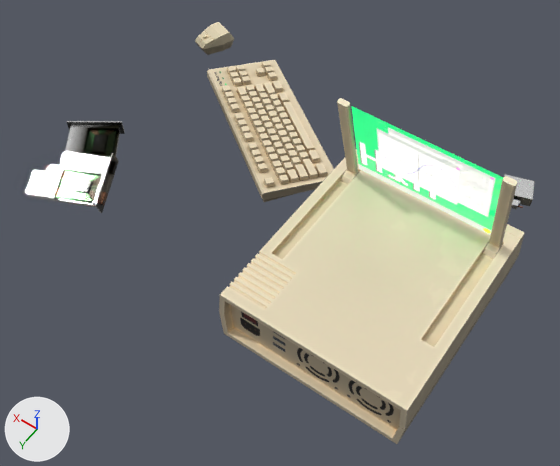
What one commit did to the Blender file furniture/computer/computer.blend.
One viewpoint serves both versions: a 50 mm lens placed at (-0.303, 0.698, 1.158), pointed at (0.192, 0.004, 0.068). Arrows for +X, +Y and +Z are at lower left; the lights stay in place. The first picture is the older version.

Names of what the first picture shows: 'Board', 'Cube', 'ElectronicPart', 'ElectronicPart.Bad.001', 'ElectronicPart.Bad.002', 'PC_Box', 'Screen', 'Screen_Holder.R' and 81 more.
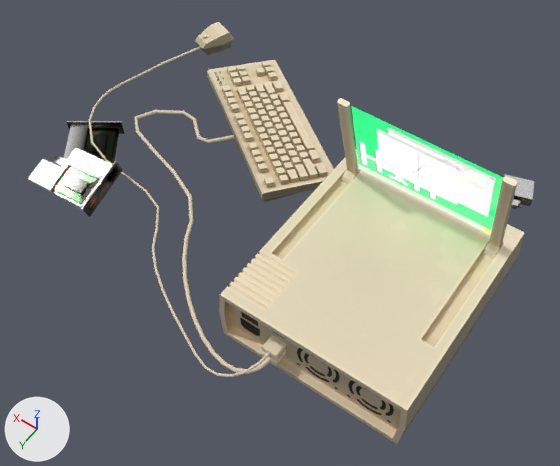
Commit message: make Wires for PC Computer

Patch to the scene script:
```diff
--- a/furniture/computer/computer.blend.py
+++ b/furniture/computer/computer.blend.py
@@ mat_wires_pc @@
+mat_wires_pc = bpy.data.materials.new('Wires.PC')
+# nodes: BsdfPrincipled, OutputMaterial, RGB
+# colours: beige #e7d7b9
@@ cu_beziercurve_002 @@
+cu_beziercurve_002 = bpy.data.curves.new('BezierCurve.002', 'CURVE')
+cu_beziercurve_002.dimensions = '3D'
+_sp = cu_beziercurve_002.splines.new('BEZIER'); _sp.bezier_points.add(5)
+_sp.bezier_points.foreach_set('co', [0.682, -0.366, 0.0117, 0.736, -0.228, 0.00387, 0.697, -0.0267, 0.0384, 0.417, 0.091, 0.00447, 0.188, 0.256, 0.00391, 0.065, 0.212, 0.07])
+_sp.bezier_points.foreach_set('handle_left', [0.652, -0.448, 0.0153, 0.723, -0.287, 0.0039, 0.748, -0.0987, 0.0384, 0.461, -0.0205, 0.00501, 0.258, 0.221, 0.002, 0.065, 0.262, 0.07])
+_sp.bezier_points.foreach_set('handle_right', [0.694, -0.336, 0.0104, 0.75, -0.168, 0.00383, 0.613, 0.0916, 0.0384, 0.385, 0.17, 0.00409, 0.118, 0.291, 0.00584, 0.065, 0.158, 0.07])
+for _p, _l, _r in zip(_sp.bezier_points, ['ALIGNED', 'ALIGNED', 'ALIGNED', 'ALIGNED', 'ALIGNED', 'ALIGNED'], ['ALIGNED', 'ALIGNED', 'ALIGNED', 'ALIGNED', 'ALIGNED', 'ALIGNED']): _p.handle_left_type = _l; _p.handle_right_type = _r
+_sp.order_v = 1
+_sp.resolution_u = 6
+cu_beziercurve_002.materials.append(mat_wires_pc)
+cu_beziercurve_002.use_path = True
+cu_beziercurve_002.bevel_resolution = 1
+cu_beziercurve_002.bevel_depth = 0.0025
+cu_beziercurve_002.resolution_u = 6
+cu_beziercurve_002.fill_mode = 'FULL'
@@ cu_beziercurve_001 @@
+cu_beziercurve_001 = bpy.data.curves.new('BezierCurve.001', 'CURVE')
+cu_beziercurve_001.dimensions = '3D'
+_sp = cu_beziercurve_001.splines.new('BEZIER'); _sp.bezier_points.add(4)
+_sp.bezier_points.foreach_set('co', [0.444, -0.188, 0.00722, 0.63, -0.15, 0.00482, 0.375, 0.0382, 0.00447, 0.196, 0.224, 0.00391, 0.065, 0.212, 0.05])
+_sp.bezier_points.foreach_set('handle_left', [0.346, -0.336, 0.00926, 0.506, -0.263, 0.00485, 0.42, -0.0733, 0.00501, 0.266, 0.189, 0.002, 0.065, 0.262, 0.05])
+_sp.bezier_points.foreach_set('handle_right', [0.535, -0.049, 0.00532, 0.737, -0.0524, 0.00479, 0.344, 0.117, 0.00409, 0.126, 0.259, 0.00584, 0.065, 0.158, 0.05])
+for _p, _l, _r in zip(_sp.bezier_points, ['ALIGNED', 'ALIGNED', 'ALIGNED', 'ALIGNED', 'ALIGNED'], ['ALIGNED', 'ALIGNED', 'ALIGNED', 'ALIGNED', 'ALIGNED']): _p.handle_left_type = _l; _p.handle_right_type = _r
+_sp.order_v = 1
+_sp.resolution_u = 6
+cu_beziercurve_001.materials.append(mat_wires_pc)
+cu_beziercurve_001.use_path = True
+cu_beziercurve_001.bevel_resolution = 1
+cu_beziercurve_001.bevel_depth = 0.004
+cu_beziercurve_001.resolution_u = 6
+cu_beziercurve_001.fill_mode = 'FULL'
@@ ob_electronicpart_bad_002 @@
 ob_electronicpart_bad_002.location = (0.599, 0.096, 0.03)
-ob_electronicpart_bad_002.rotation_euler = (0.286, -0.059, -2.759)  # degrees (16, -3.4, -158)
+ob_electronicpart_bad_002.rotation_euler = (0.286, -0.059, -3.09)  # degrees (16, -3.4, -177)
@@ ob_wire_mouse @@
+ob_wire_mouse = bpy.data.objects.new('Wire.Mouse', cu_beziercurve_002)
+ob_wire_mouse.location = (0.0, 0.0, 0.0)
@@ ob_connector_mouse @@
+ob_connector_mouse = bpy.data.objects.new('Connector.Mouse', me_cube_010)  # a box spanning x -0.0138..0.0138, y 0.0..0.0275, z -0.0055..0.0055
+ob_connector_mouse.location = (0.065, 0.185, 0.07)
@@ ob_connector_keyboard @@
+ob_connector_keyboard = bpy.data.objects.new('Connector.Keyboard', me_cube_010)  # a box spanning x -0.0138..0.0138, y 0.0..0.0275, z -0.0055..0.0055
+ob_connector_keyboard.location = (0.065, 0.185, 0.05)
@@ ob_wire_keyboard @@
+ob_wire_keyboard = bpy.data.objects.new('Wire.Keyboard', cu_beziercurve_001)
+ob_wire_keyboard.location = (0.0, 0.0, 0.0)
```

What differs and where, as boxes [x1, y1, x2, y2] in the pictures (560 x 466 px):
'ElectronicPart.Bad.002', turned: before [25, 151, 119, 213]; after [28, 148, 123, 217]
'Wire.Keyboard', added: after [134, 110, 271, 374]
'Wire.Mouse', added: after [88, 46, 270, 377]
'Connector.Mouse', added: after [262, 335, 286, 359]
'Connector.Keyboard', added: after [262, 349, 286, 365]
